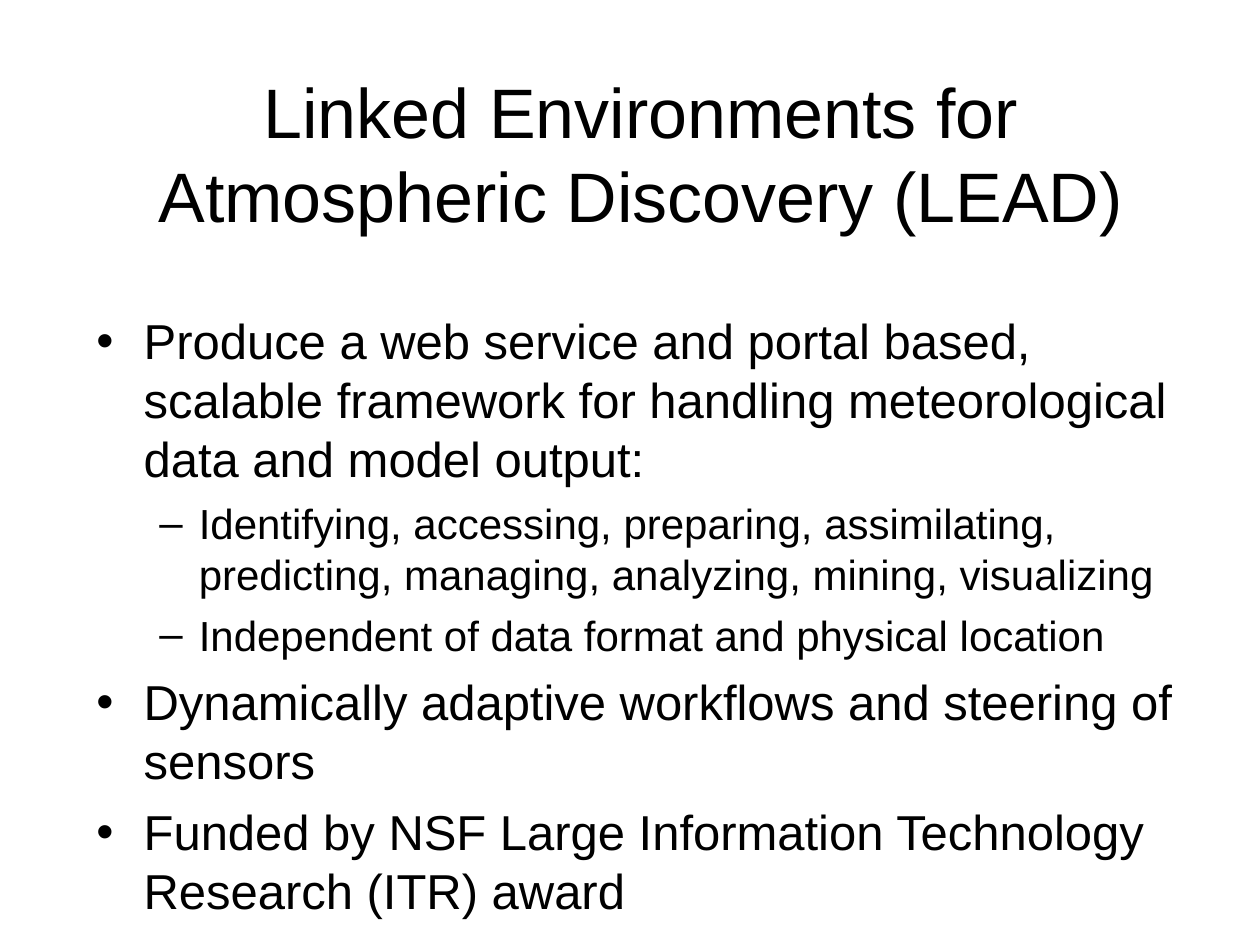
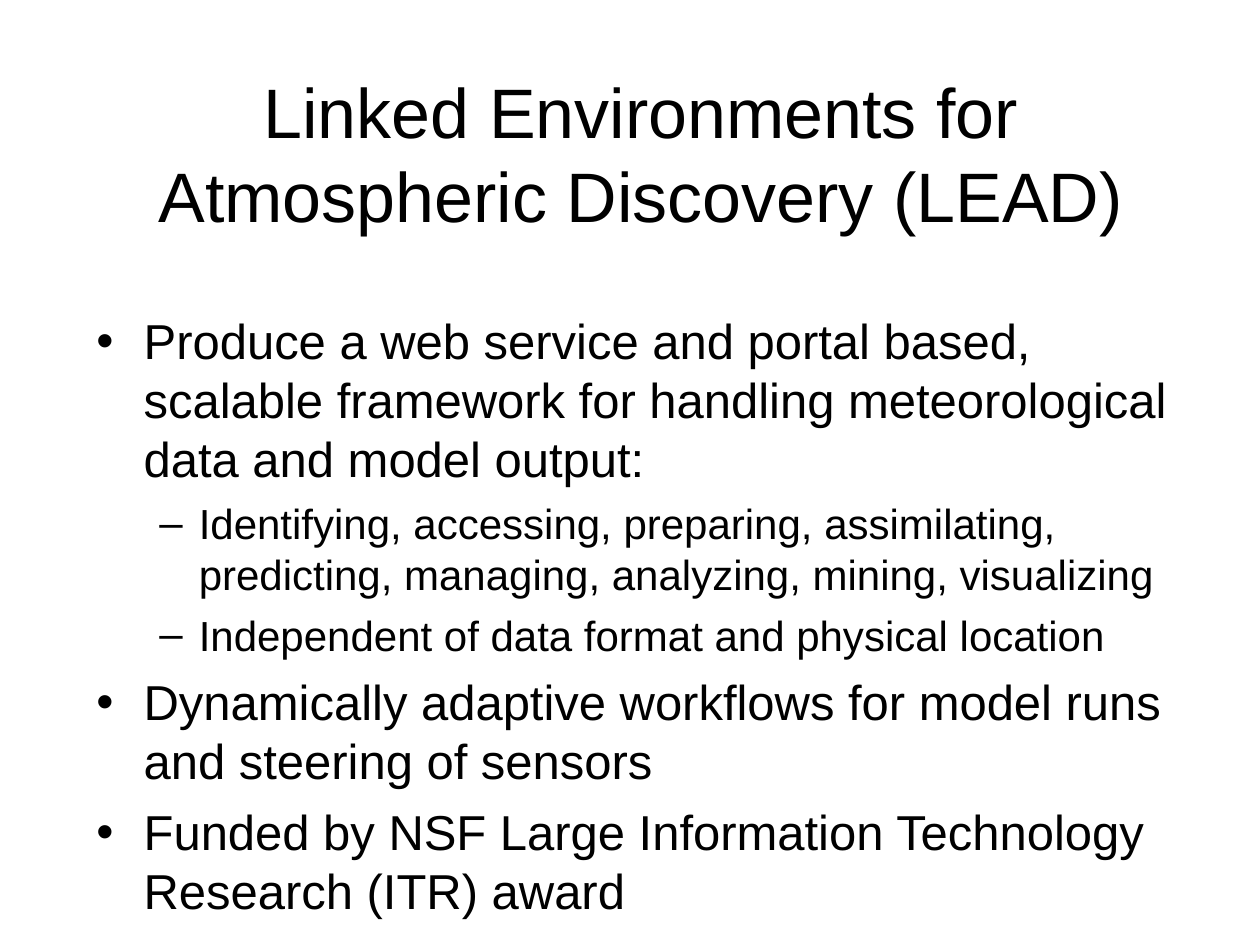
Before and after one commit to ooici-eoi/THREDDS, a slide deck: slide 2 of docs/web/thredds/tech/tutorial/LEADatTDSWorkshop.ppt. Drawn at 1260x945 pixels with LibreOffice and Linux fonts; fonts in the diff are those of the drawing; background and template pictures are left out. Boxes give left, top, right and bottom in pixels: in the first picture for what was removed or moved away, otherwise in the second. Text is boxed around its words. In the diff, an @@ line names an element or a change of style, - is before the commit and + after.

```diff
--- a/docs/web/thredds/tech/tutorial/LEADatTDSWorkshop.ppt
+++ b/docs/web/thredds/tech/tutorial/LEADatTDSWorkshop.ppt
@@ text at [144, 684, 1161, 789]: text changed @@
-• Dynamically adaptive workflows and steering of sensors
+• Dynamically adaptive workflows for model runs and steering of sensors
```
Also in this commit, not shown: 5 other slides changed, 9 other files.
